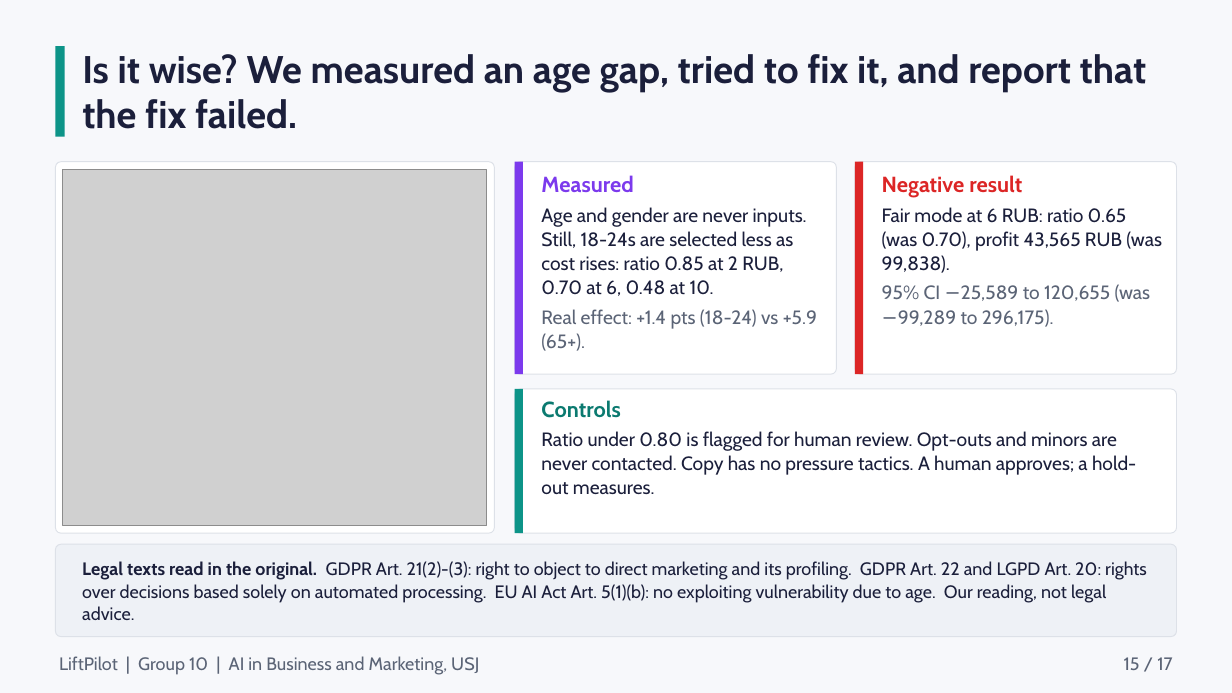
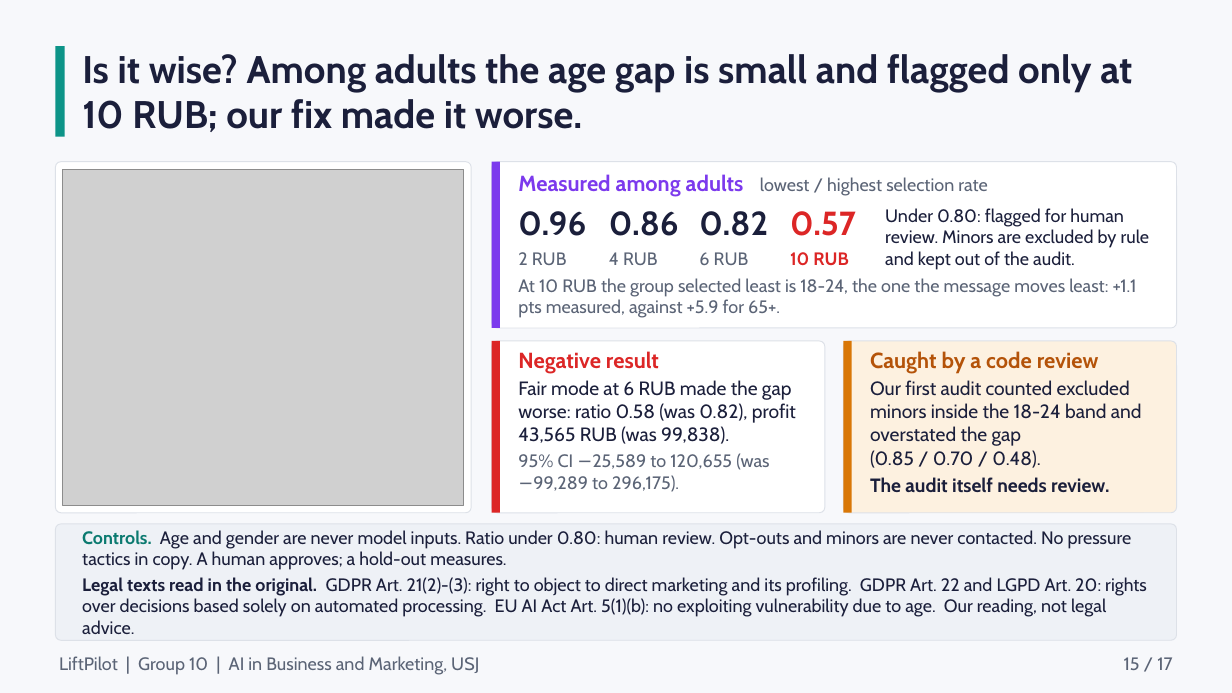
Before and after one commit to abed-r-j/liftpilot, a slide deck: slide 15 of docs/presentation/LiftPilot.pptx. Drawn at 1232x693 pixels with LibreOffice and Linux fonts; fonts in the diff are those of the drawing; grey boxes stand for pictures. Boxes give left, top, right and bottom in pixels: in the first picture for what was removed or moved away, otherwise in the second. Text is boxed around its words. In the diff, an @@ line names an element or a change of style, - is before the commit and + after.

```diff
--- a/docs/presentation/LiftPilot.pptx
+++ b/docs/presentation/LiftPilot.pptx
@@ text at box(82, 54, 1132, 132): text changed @@
-Is it wise? We measured an age gap, tried to fix it, and report that the fix failed.
+Is it wise? Among adults the age gap is small and flagged only at 10 RUB; our fix made it worse.
@@ rounded rectangle: place and size @@
-rounded rectangle at box(55, 162, 494, 533)
+rounded rectangle at box(55, 162, 471, 513)
@@ picture: place and size @@
-picture at box(63, 169, 487, 526)
+picture at box(63, 169, 464, 506)
@@ rectangle: place and size @@
-rectangle at box(515, 162, 523, 374)
+rectangle at box(492, 162, 500, 328)
@@ rounded rectangle: place and size @@
-rounded rectangle at box(515, 162, 836, 374)
+rounded rectangle at box(492, 162, 1177, 328)
@@ text at box(518, 174, 987, 197): text changed; size 15 to 14 pt; text colour #1B1F3B to #5B6476 @@
-Measured
-Age and gender are never inputs. Still, 18-24s are selected less as cost rises: ratio 0.85 at 2 RUB, 0.70 at 6, 0.48 at 10.
-Real effect: +1.4 pts (18-24) vs +5.9 (65+).
+Measured among adults lowest / highest selection rate
@@ rounded rectangle removed at box(855, 162, 1177, 374) @@
@@ rectangle removed at box(855, 162, 863, 374) @@
@@ text added at box(885, 208, 1150, 270), 14 pt, text #1B1F3B @@
+Under 0.80: flagged for human review. Minors are excluded by rule and kept out of the audit.
@@ text added at box(518, 211, 586, 236), 26 pt, text #1B1F3B, bold @@
+0.96
@@ text added at box(609, 211, 679, 236), 26 pt, text #1B1F3B, bold @@
+0.86
@@ text added at box(699, 211, 768, 236), 26 pt, text #1B1F3B, bold @@
+0.82
@@ text added at box(790, 211, 856, 236), 26 pt, text #DC2626, bold @@
+0.57
@@ text added at box(518, 252, 567, 265), 14 pt, text #5B6476 @@
+2 RUB
@@ text added at box(609, 252, 658, 265), 14 pt, text #5B6476 @@
+4 RUB
@@ text added at box(699, 252, 749, 265), 14 pt, text #5B6476 @@
+6 RUB
@@ text added at box(790, 252, 848, 265), 14 pt, text #DC2626, bold @@
+10 RUB
@@ text added at box(518, 278, 1137, 318), 14 pt, text #5B6476 @@
+At 10 RUB the group selected least is 18-24, the one the message moves least: +1.1 pts measured, against +5.9 for 65+.
@@ proportions changed in 4 elements at box(55, 162, 471, 513), box(492, 162, 1177, 328), box(55, 524, 1177, 640), box(492, 341, 825, 513) @@
@@ rectangle: place and size @@
-rectangle at box(515, 389, 523, 533)
+rectangle at box(492, 341, 500, 513)
@@ rectangle at box(492, 341, 500, 513): fill #0D9488 to #DC2626 @@
@@ rounded rectangle: place and size @@
-rounded rectangle at box(515, 389, 1177, 533)
+rounded rectangle at box(492, 341, 825, 513)
@@ text "Negative result": place and size @@
-text "Negative result" at box(882, 175, 1162, 327)
+text "Negative result" at box(518, 351, 796, 492)
@@ text at box(518, 351, 769, 492): size 15 to 14 pt in "95% CI −25,589 to 120,655 (was −99,289 ..."; line spacing 1.05 to 1; less space between paragraphs @@
@@ rounded rectangle added at box(844, 341, 1177, 513), fill #FDF1E0, outline #DDE1E8 0.75 pt @@
@@ rectangle added at box(844, 341, 852, 513), fill #D97706 @@
@@ text added at box(870, 351, 1142, 493), 15 pt, text #1B1F3B @@
+Caught by a code review
+Our first audit counted excluded minors inside the 18-24 band and overstated the gap (0.85 / 0.70 / 0.48).
+The audit itself needs review.
@@ text at box(518, 380, 796, 444): text changed @@
-Fair mode at 6 RUB: ratio 0.65 (was 0.70), profit 43,565 RUB (was 99,838).
+Fair mode at 6 RUB made the gap worse: ratio 0.58 (was 0.82), profit 43,565 RUB (was 99,838).
@@ text removed at box(541, 400, 1136, 495) @@
-Controls
-Ratio under 0.80 is flagged for human review. Opt-outs and minors are never contacted. Copy has no pressure tactics. A human approves; a hold-out measures.
@@ rounded rectangle: place and size @@
-rounded rectangle at box(55, 544, 1177, 637)
+rounded rectangle at box(55, 524, 1177, 640)
@@ text "Controls. Age and gender are ...": place and size @@
-text "Controls. Age and gender are ..." at box(82, 561, 1147, 620)
+text "Controls. Age and gender are ..." at box(82, 530, 1147, 634)
@@ text at box(82, 530, 1132, 570): paragraph added @@
+Controls. Age and gender are never model inputs. Ratio under 0.80: human review. Opt-outs and minors are never contacted. No pressure tactics in copy. A human approves; a hold-out measures.
@@ text at box(82, 577, 1147, 634): line spacing 1.05 to 1; less space between paragraphs @@
```
Also in this commit, not shown: 4 other slides changed, 25 other files.
